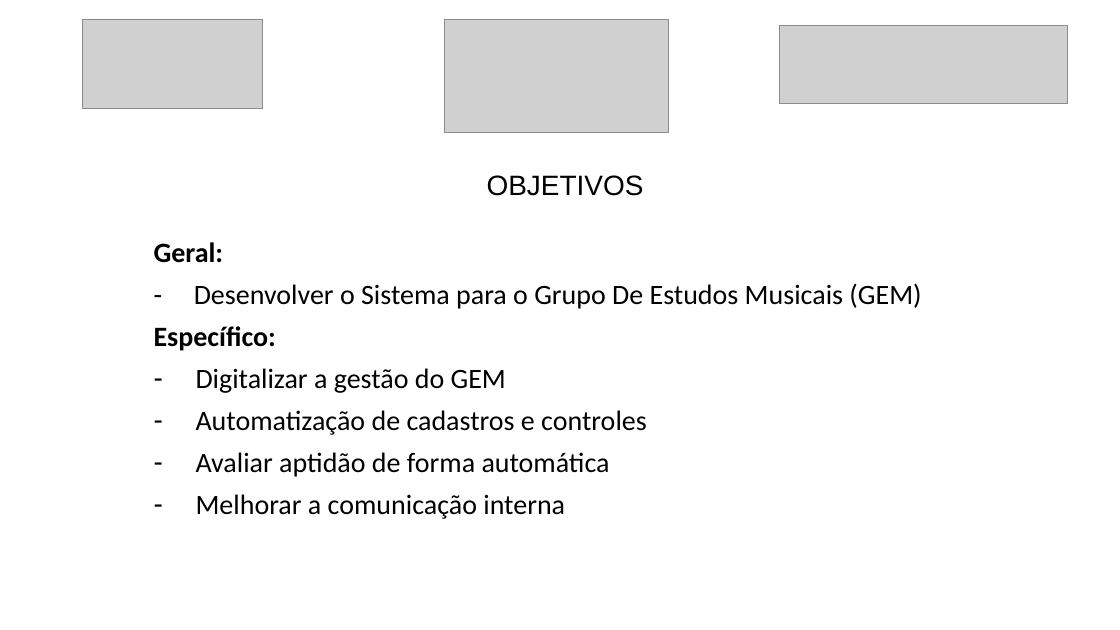
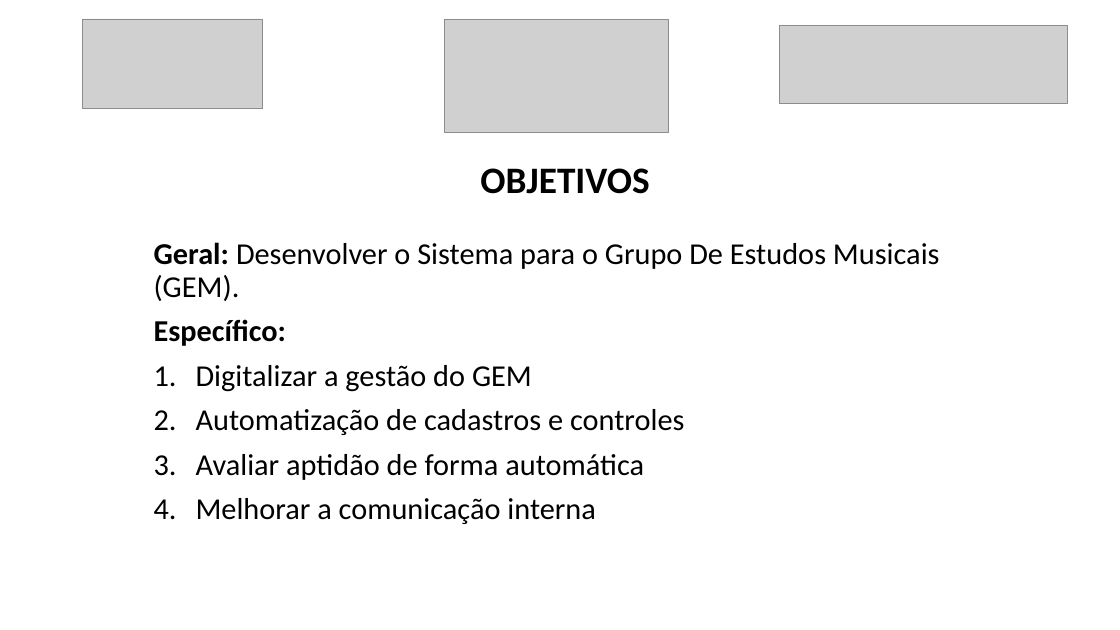
Before and after one commit to luanmenezesx/TCC-CCB, a slide deck: slide 4 of Modelo slides apresentação TCC.pptx. Drawn at 1120x630 pixels with LibreOffice and Linux fonts; fonts in the diff are those of the drawing; grey boxes stand for pictures. Boxes give left, top, right and bottom in pixels: in the first picture for what was removed or moved away, otherwise in the second. Text is boxed around its words. In the diff, an @@ line names an element or a change of style, - is before the commit and + after.

```diff
--- a/Modelo slides apresentação TCC.pptx
+++ b/Modelo slides apresentação TCC.pptx
@@ title "OBJETIVOS" at (480, 168, 649, 194): size 24 to 32 pt, font Arial to Calibri, bold on @@
@@ subtitle at (154, 242, 940, 301): text changed; size 24 to 26 pt @@
-Geral:
-- Desenvolver o Sistema para o Grupo De Estudos Musicais (GEM)
+Geral: Desenvolver o Sistema para o Grupo De Estudos Musicais (GEM).
@@ subtitle at (154, 319, 684, 524): size 24 to 26 pt in "Específico:", "Digitalizar a gestão do GEM", "Automatização de cadastros e controles", "Avaliar aptidão de forma automática" and 1 more places; bullet - to 1. @@
```
Also in this commit, not shown: 9 other slides changed, 2 slides added, 1 slide removed.
